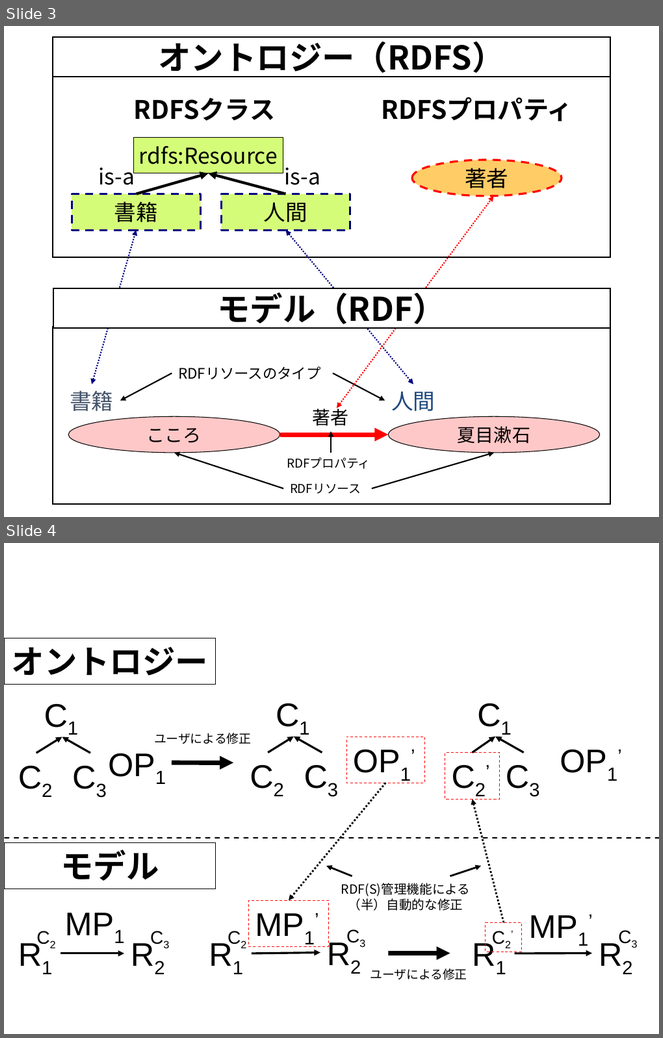
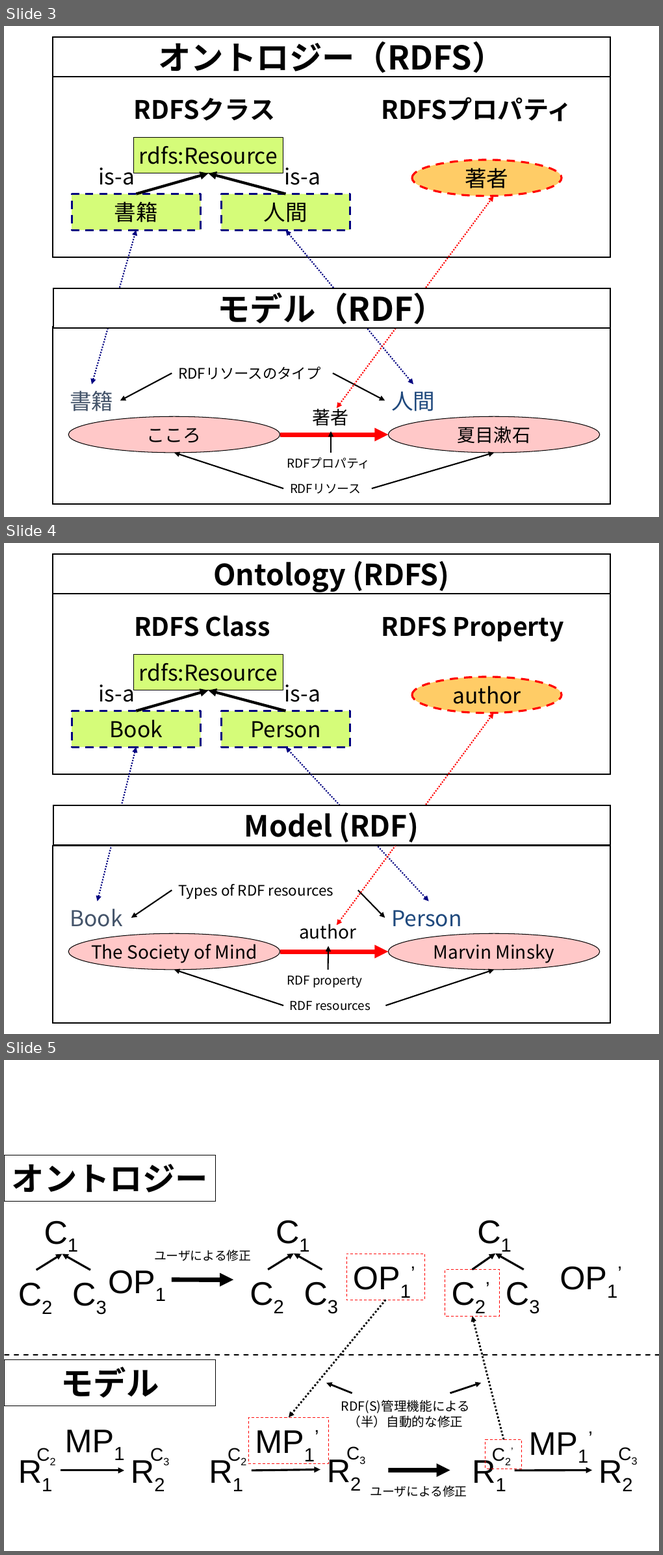
Before and after one commit to mr-3/mrcube-ja-docs, a slide deck: docs/source/figures/mrcube_figures.pptx. Shown one above the other, each under a label of ours: slides 3 and 4 before the commit, slides 3, 4 and 5 after it. The pictures are 663x1038 and 663x1555 pixels, drawn with LibreOffice and Linux fonts; fonts in the diff are those of the drawing. Boxes give left, top, right and bottom in pixels: in the first picture for what was removed or moved away, otherwise in the second. Text is boxed around its words. In the diff, an @@ line names an element or a change of style, - is before the commit and + after.

```diff
--- a/docs/source/figures/mrcube_figures.pptx
+++ b/docs/source/figures/mrcube_figures.pptx
@@ slide 4 added at (x1=4, y1=543, x2=659, y2=1034), background #FFFFFF @@
@@ rectangle added at (x1=53, y1=554, x2=610, y2=594), fill #FFFFFF, outline #000000 1.5 pt, 32 pt, text #000000, bold @@
+Ontology (RDFS)
@@ rectangle added at (x1=53, y1=594, x2=610, y2=774), fill #FFFFFF, outline #000000 1.5 pt @@
@@ text added at (x1=134, y1=615, x2=270, y2=637), 28 pt, text #000000, bold @@
+RDFS Class
@@ text added at (x1=382, y1=616, x2=564, y2=642), 28 pt, text #000000, bold @@
+RDFS Property
@@ rectangle added at (x1=134, y1=654, x2=283, y2=691), fill #D5FC79, outline #000000 0.75 pt, 24 pt, text #000000 @@
+rdfs:Resource
@@ ellipse added at (x1=412, y1=677, x2=562, y2=713), fill #FFCC66, outline #FF0000 2.25 pt dashed, 24 pt, text #000000 @@
+author
@@ text added at (x1=99, y1=679, x2=135, y2=702), 24 pt, text #000000 @@
+is-a
@@ arrow added from (137, 711) to (208, 691), #000000 3 pt @@
@@ arrow added from (285, 711) to (208, 691), #000000 3 pt @@
@@ text added at (x1=284, y1=685, x2=321, y2=702), 24 pt, text #000000 @@
+is-a
@@ rectangle added at (x1=72, y1=711, x2=200, y2=746), fill #D5FC79, outline #000080 2.25 pt dashed, 24 pt, text #000000 @@
+Book
@@ rectangle added at (x1=222, y1=711, x2=350, y2=746), fill #D5FC79, outline #000080 2.25 pt dashed, 24 pt, text #000000 @@
+Person
@@ double arrow added from (337, 926) to (494, 713), #FF0000 1.5 pt dashed @@
@@ double arrow added from (97, 901) to (137, 747), #000080 1.5 pt dashed @@
@@ double arrow added from (428, 901) to (285, 747), #000080 1.5 pt dashed @@
@@ rectangle added at (x1=53, y1=806, x2=610, y2=845), fill #FFFFFF, outline #000000 1.5 pt, 32 pt, text #000000, bold @@
+Model (RDF)
@@ rectangle added at (x1=53, y1=846, x2=610, y2=1023), fill #FFFFFF, outline #000000 1.5 pt @@
@@ arrow added from (172, 890) to (131, 918), #000000 1.5 pt @@
@@ text added at (x1=178, y1=884, x2=334, y2=899), 16 pt, text #000000 @@
+Types of RDF resources
@@ arrow added from (358, 890) to (386, 918), #000000 1.5 pt @@
@@ text added at (x1=70, y1=909, x2=122, y2=927), 24 pt, text #44546A @@
+Book
@@ text added at (x1=391, y1=910, x2=462, y2=927), 24 pt, text #1F497D @@
+Person
@@ text added at (x1=299, y1=921, x2=356, y2=939), 20 pt, text #000000 @@
+author
@@ ellipse added at (x1=68, y1=934, x2=280, y2=969), fill #FFC8C8, outline #000000 0.75 pt, 20 pt, text #000000 @@
+The Society of Mind
@@ arrow added from (280, 952) to (389, 952), #FF0000 5 pt @@
@@ arrow added from (328, 970) to (328, 947), #000000 1.5 pt @@
@@ ellipse added at (x1=389, y1=934, x2=600, y2=969), fill #FFC8C8, outline #000000 0.75 pt, 20 pt, text #000000 @@
+Marvin Minsky
@@ arrow added from (284, 1006) to (174, 970), #000000 1.5 pt @@
@@ arrow added from (386, 1006) to (494, 970), #000000 1.5 pt @@
@@ text added at (x1=287, y1=976, x2=362, y2=988), 13.5 pt, text #000000 @@
+RDF property
@@ text added at (x1=290, y1=1001, x2=371, y2=1011), 13.5 pt, text #000000 @@
+RDF resources
@@ what was slide 4 is now slide 5 @@
```
Also in this commit, not shown: 4 slides changed, 11 other slides added, 5 other files.
